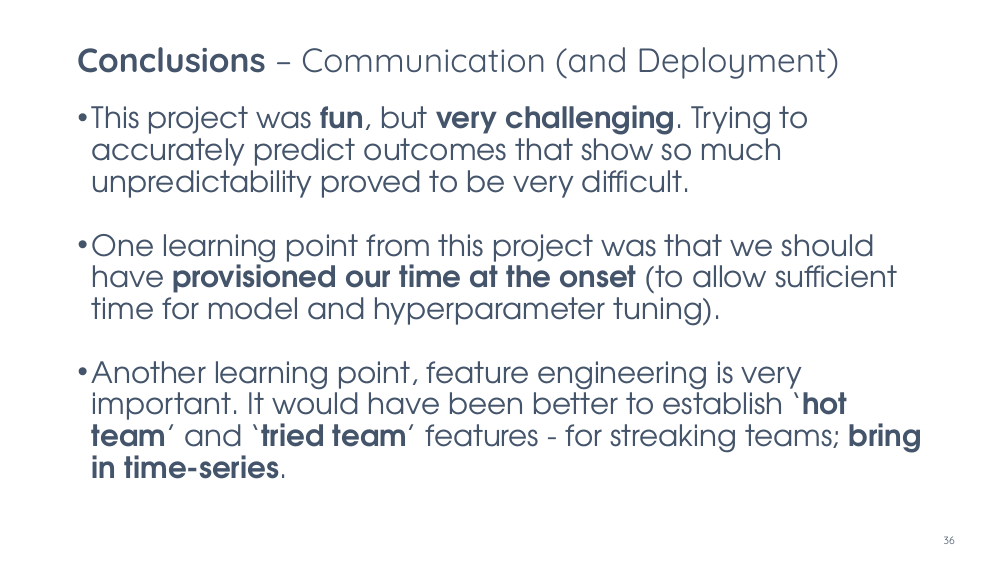
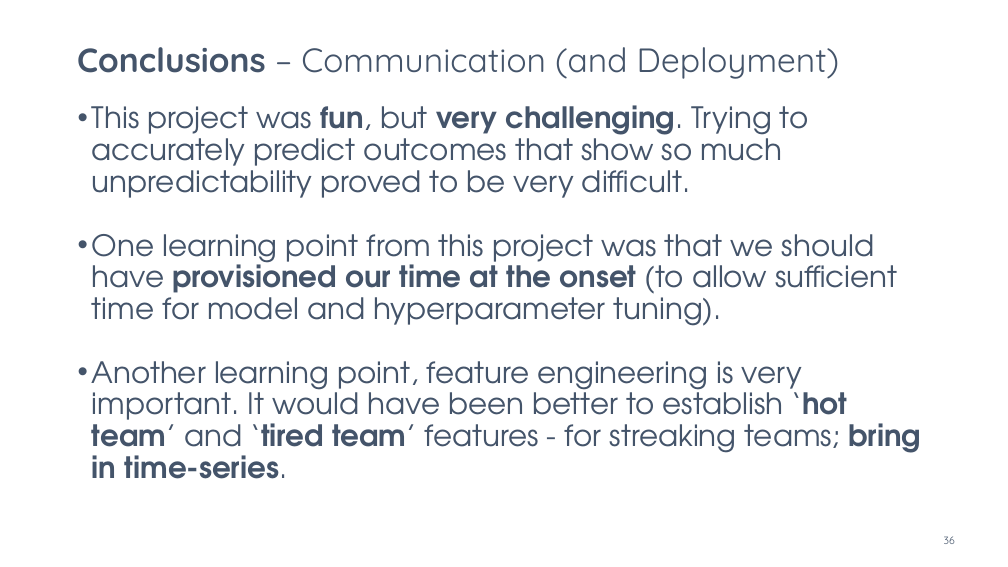
Before and after one commit to tsurgene/ncaa-forecast-project, a slide deck: slide 36 of project-presentation.pptx. Drawn at 1008x567 pixels with LibreOffice and Linux fonts; fonts in the diff are those of the drawing. Boxes give left, top, right and bottom in pixels: in the first picture for what was removed or moved away, otherwise in the second. Text is boxed around its words. In the diff, an @@ line names an element or a change of style, - is before the commit and + after.

```diff
--- a/project-presentation.pptx
+++ b/project-presentation.pptx
@@ text at (92, 361, 921, 479): text changed @@
-• Another learning point, feature engineering is very important. It would have been better to establish ‘hot team’ and ‘tried team’ features - for streaking teams; bring in time-series.
+• Another learning point, feature engineering is very important. It would have been better to establish ‘hot team’ and ‘tired team’ features - for streaking teams; bring in time-series.
```
Also in this commit, not shown: 4 other slides changed, 21 other files.
